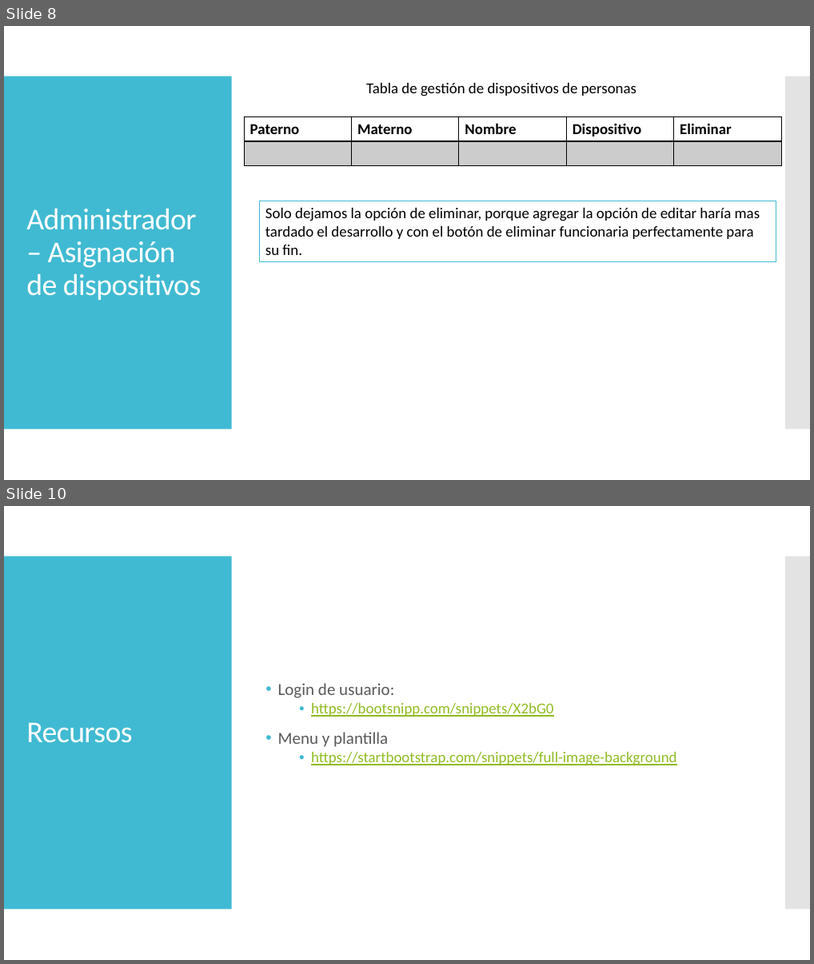
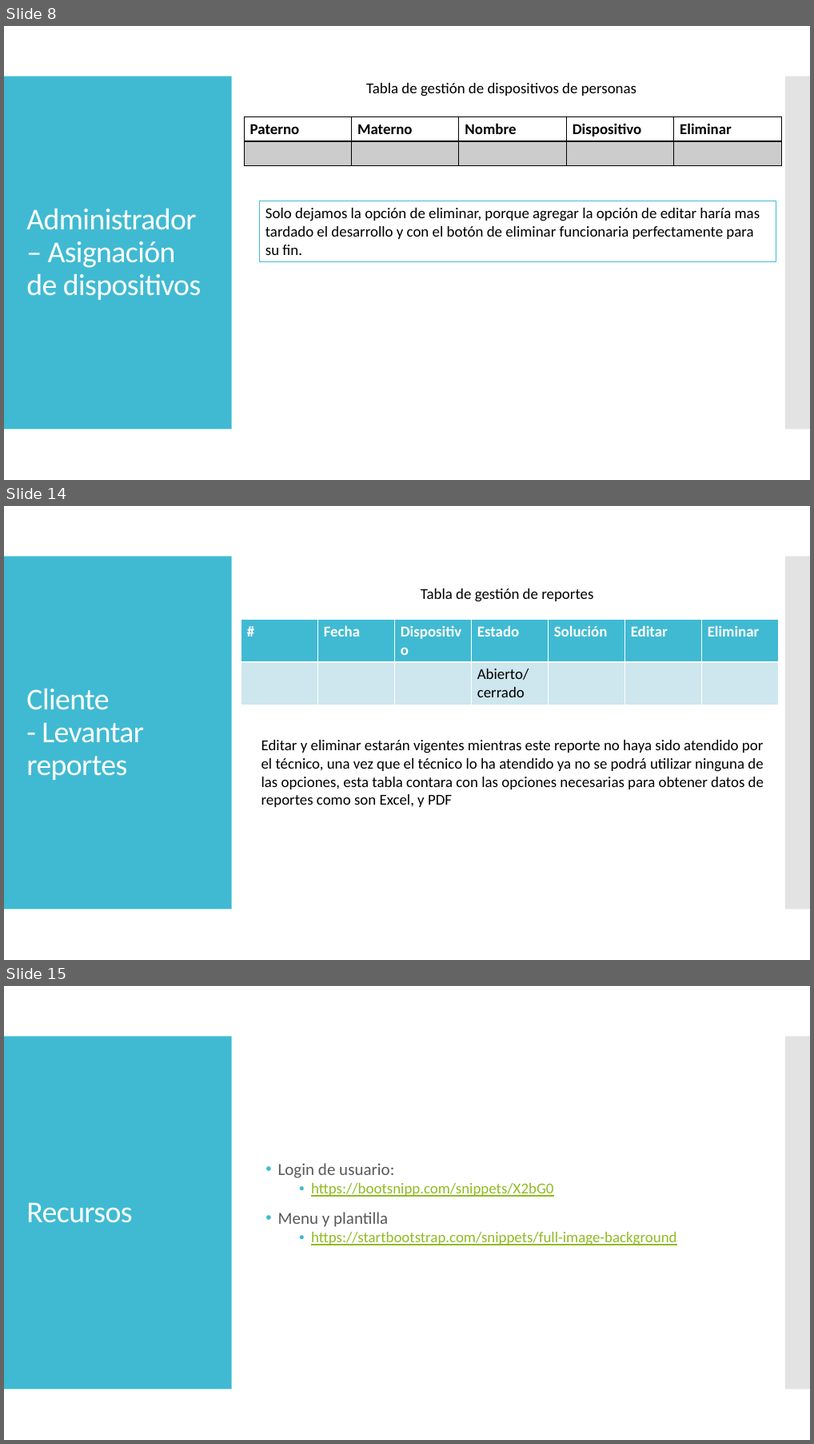
Before and after one commit to ByBoni1416/HelpDesk, a slide deck: docs/Sistema de mesa de ayuda o help-desk.pptx. Shown one above the other, each under a label of ours: slides 8 and 10 before the commit, slides 8, 14 and 15 after it; the slides between them are not shown. The pictures are 814x964 and 814x1444 pixels, drawn with LibreOffice and Linux fonts; fonts in the diff are those of the drawing. Boxes give left, top, right and bottom in pixels: in the first picture for what was removed or moved away, otherwise in the second. Text is boxed around its words. In the diff, an @@ line names an element or a change of style, - is before the commit and + after.

```diff
--- a/docs/Sistema de mesa de ayuda o help-desk.pptx
+++ b/docs/Sistema de mesa de ayuda o help-desk.pptx
@@ slide 14 added at (x1=4, y1=506, x2=810, y2=960), background #FFFFFF; not listed: 2 template elements that a slide beside it also shows @@
@@ text added at (x1=421, y1=588, x2=594, y2=602), 18 pt, text #000000 @@
+Tabla de gestión de reportes
@@ table added at (x1=241, y1=619, x2=779, y2=704), 2 rows, 7 columns @@
+# | Fecha | Dispositivo | Estado | Solución | Editar | Eliminar
+ |  |  | Abierto/cerrado |  |  | 
@@ title added at (x1=26, y1=688, x2=144, y2=780), 36 pt, text #FFFFFF @@
+Cliente
+- Levantar reportes
@@ text added at (x1=262, y1=740, x2=764, y2=807), 18 pt, text #000000 @@
+Editar y eliminar estarán vigentes mientras este reporte no haya sido atendido por el técnico, una vez que el técnico lo ha atendido ya no se podrá utilizar ninguna de las opciones, esta tabla contara con las opciones necesarias para obtener datos de reportes como son Excel, y PDF
@@ what was slide 10 is now slide 15 @@
```
Also in this commit, not shown: 3 slides changed, 4 other slides added, 1 other file.
